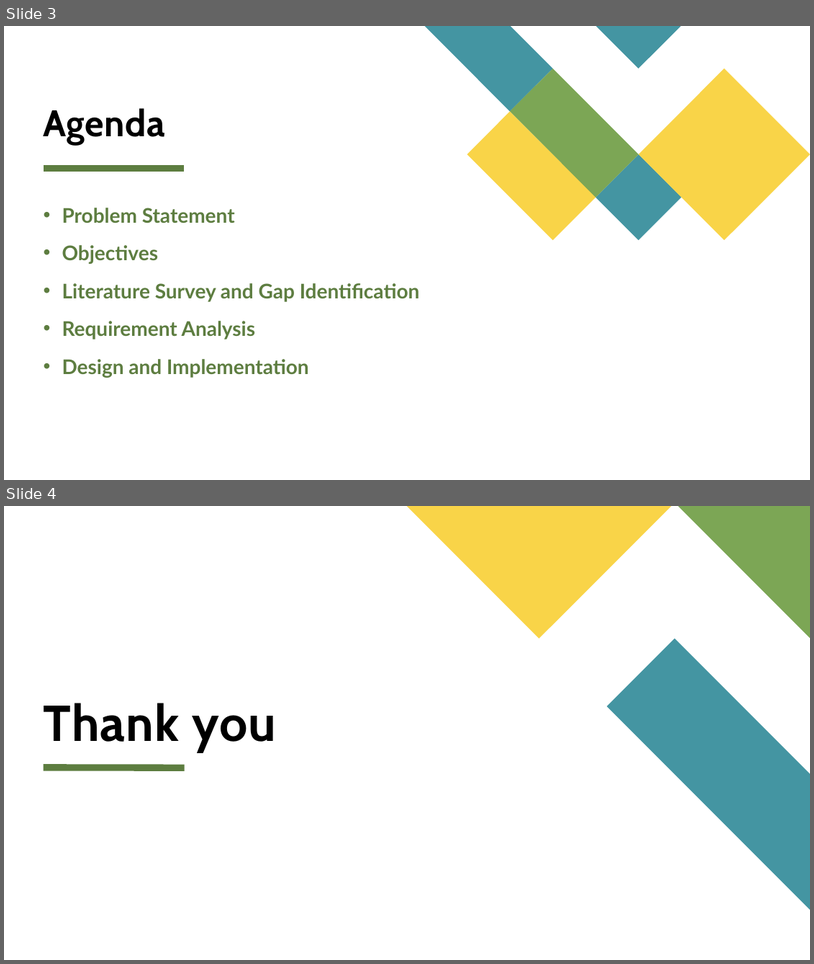
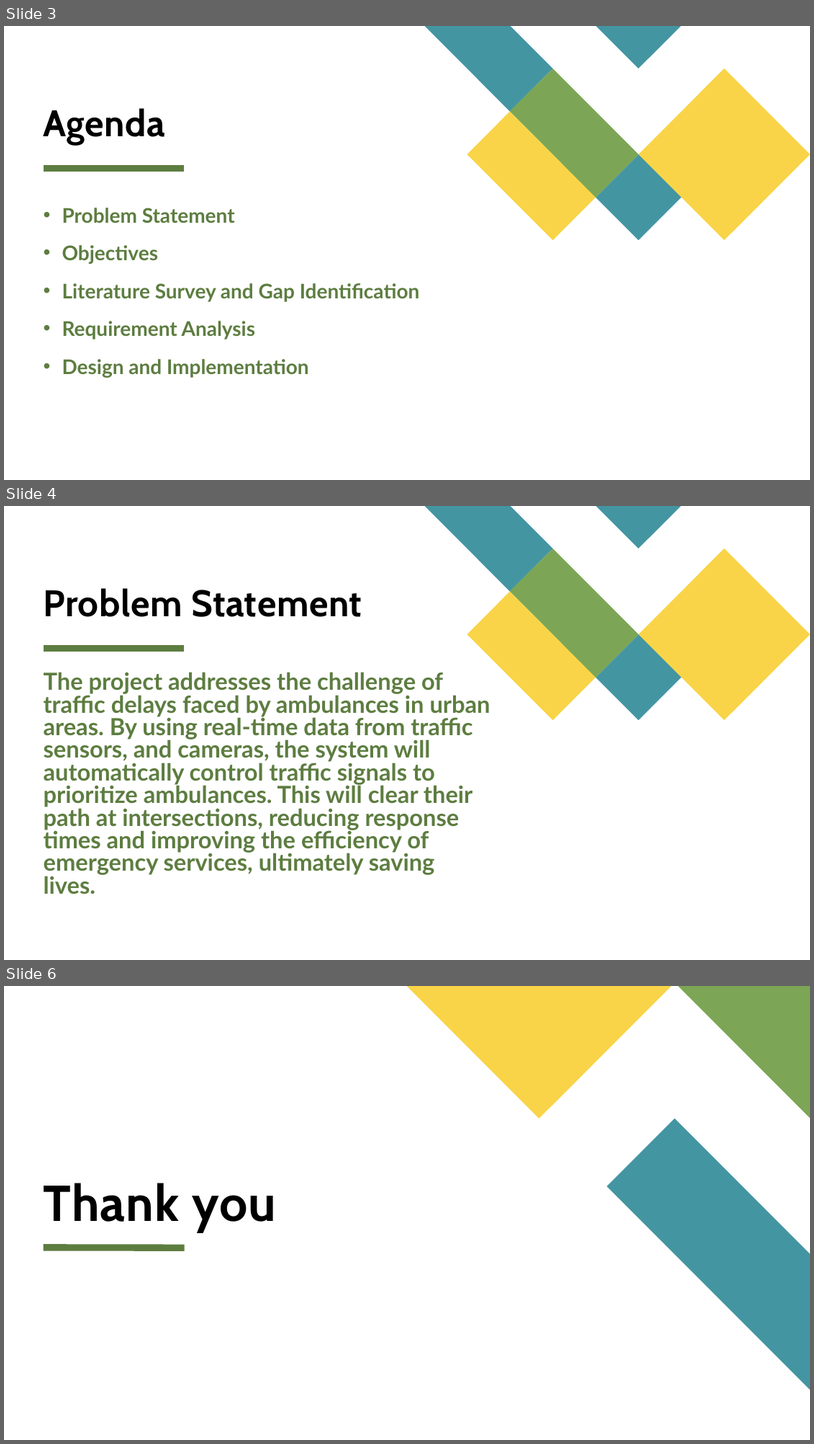
Before and after one commit to poojapriya1024/automatic_ambulance_signal_control, a slide deck: Project Review 2.pptx. Shown one above the other, each under a label of ours: slides 3 and 4 before the commit, slides 3, 4 and 6 after it; the slides between them are not shown. The pictures are 814x964 and 814x1444 pixels, drawn with LibreOffice and Linux fonts; fonts in the diff are those of the drawing. Boxes give left, top, right and bottom in pixels: in the first picture for what was removed or moved away, otherwise in the second. Text is boxed around its words. In the diff, an @@ line names an element or a change of style, - is before the commit and + after.

Commit message:
added problem statement

```diff
--- a/Project Review 2.pptx
+++ b/Project Review 2.pptx
@@ slide 4 added at bbox=[4, 506, 810, 960], background #FFFFFF; not listed: 6 template elements that a slide beside it also shows @@
@@ title added at bbox=[44, 588, 362, 617], 44 pt, text #000000, bold @@
+Problem Statement
@@ text added at bbox=[44, 672, 491, 894], 28 pt, text #5D7D40, bold @@
+The project addresses the challenge of traffic delays faced by ambulances in urban areas. By using real-time data from traffic sensors, and cameras, the system will automatically control traffic signals to prioritize ambulances. This will clear their path at intersections, reducing response times and improving the efficiency of emergency services, ultimately saving lives.
@@ what was slide 4 is now slide 6 @@
```
Also in this commit, not shown: 1 other slide added.
